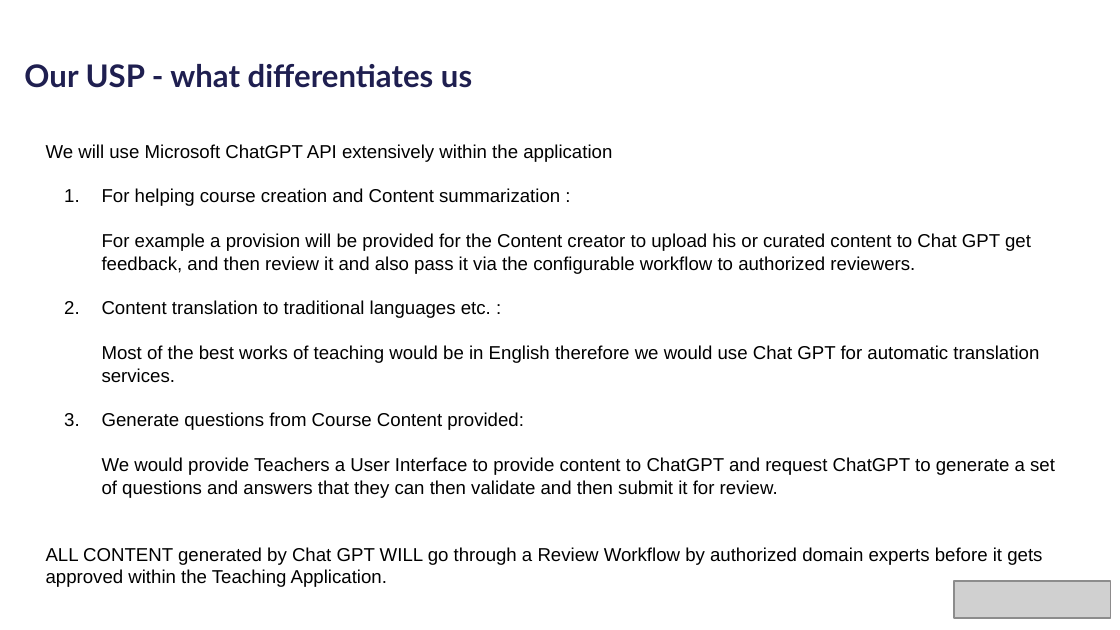
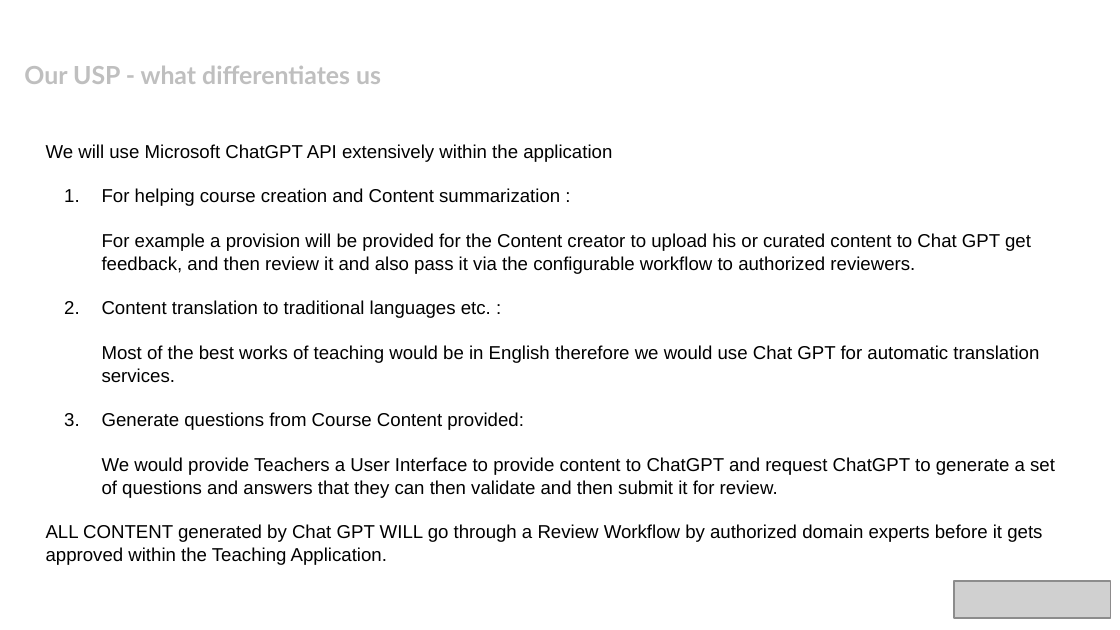
Before and after one commit to rajmanic15/sustainability-hackathon, a slide deck: slide 9 of idea/PLEDGE_TO_PROGRES_Microsoft_Sustainability.pptx (slide 10 before the commit). Drawn at 1120x630 pixels with LibreOffice and Linux fonts; fonts in the diff are those of the drawing; grey boxes stand for pictures; background and template pictures are left out. Boxes give left, top, right and bottom in pixels: in the first picture for what was removed or moved away, otherwise in the second. Text is boxed around its words. In the diff, an @@ line names an element or a change of style, - is before the commit and + after.

```diff
--- a/idea/PLEDGE_TO_PROGRES_Microsoft_Sustainability.pptx
+++ b/idea/PLEDGE_TO_PROGRES_Microsoft_Sustainability.pptx
@@ title "Our USP - what differentiates ..." at [24, 66, 381, 84]: size 20 to 16 pt, text colour #1F1F50 to #BFBFBF @@
@@ text "We will use Microsoft ChatGPT ..." rewrapped from [46, 144, 1055, 587] to [46, 144, 1055, 565] @@
```
Also in this commit, not shown: 12 other slides changed, 2 slides added.
